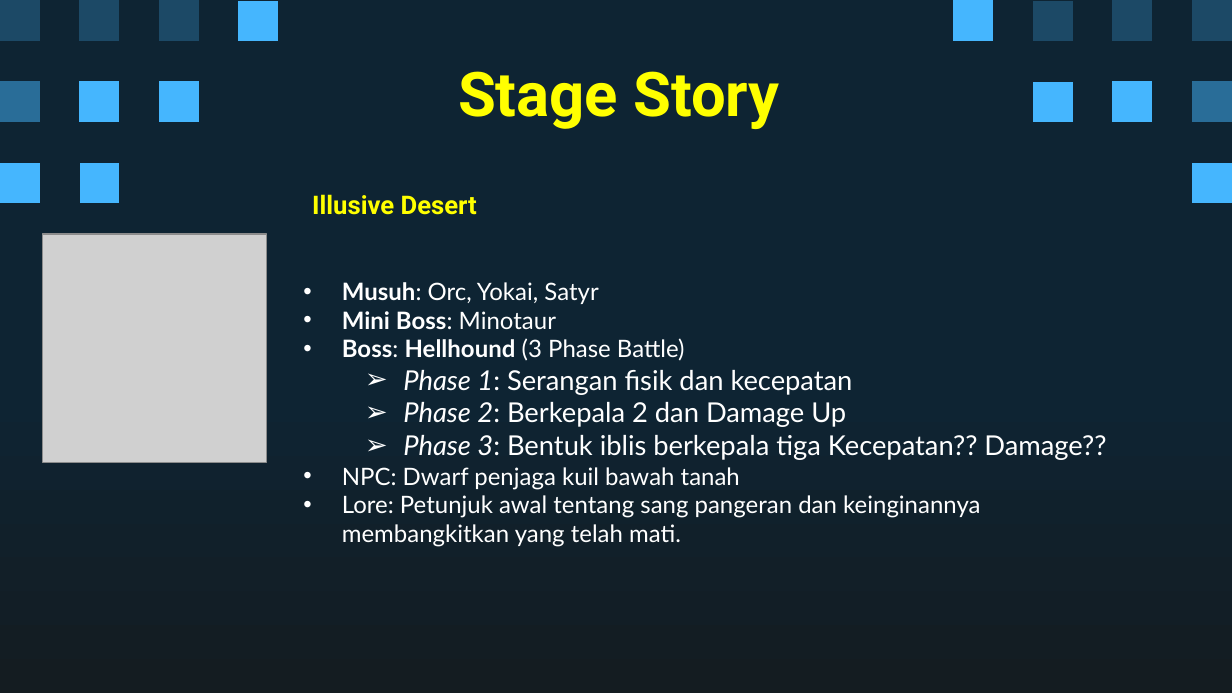
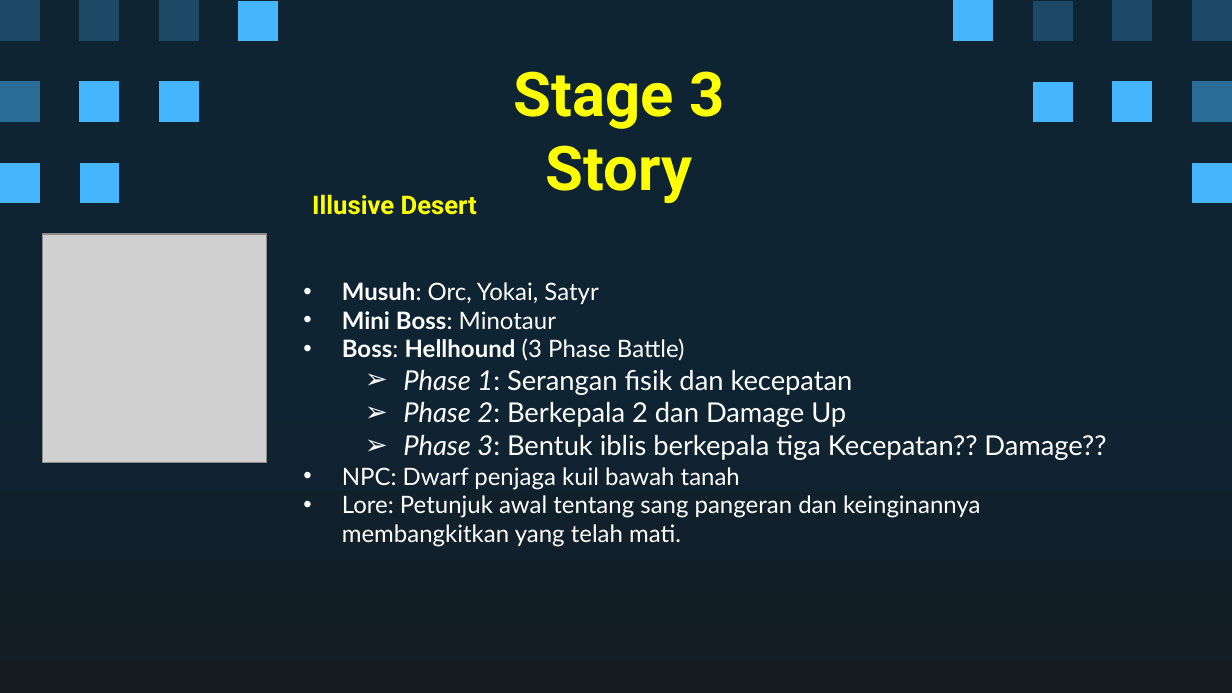
Before and after one commit to Ricardhad/gameProgProject, a slide deck: slide 17 of Super Pixel Vintage Gaming by Slidesgo.pptx. Drawn at 1232x693 pixels with LibreOffice and Linux fonts; fonts in the diff are those of the drawing; grey boxes stand for pictures. Boxes give left, top, right and bottom in pixels: in the first picture for what was removed or moved away, otherwise in the second. Text is boxed around its words. In the diff, an @@ line names an element or a change of style, - is before the commit and + after.

Commit message:
ppt deskripsi stage

```diff
--- a/Super Pixel Vintage Gaming by Slidesgo.pptx
+++ b/Super Pixel Vintage Gaming by Slidesgo.pptx
@@ title at <box>514,71,724,203</box>: text changed @@
-Stage Story
+Stage 3 Story
```
Also in this commit, not shown: 6 other slides changed.
